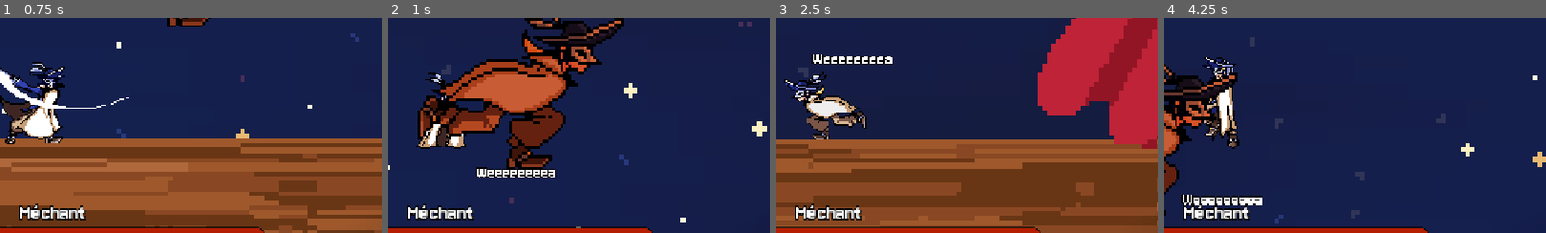
Above: before the commit, frames 1-4 (left to right).
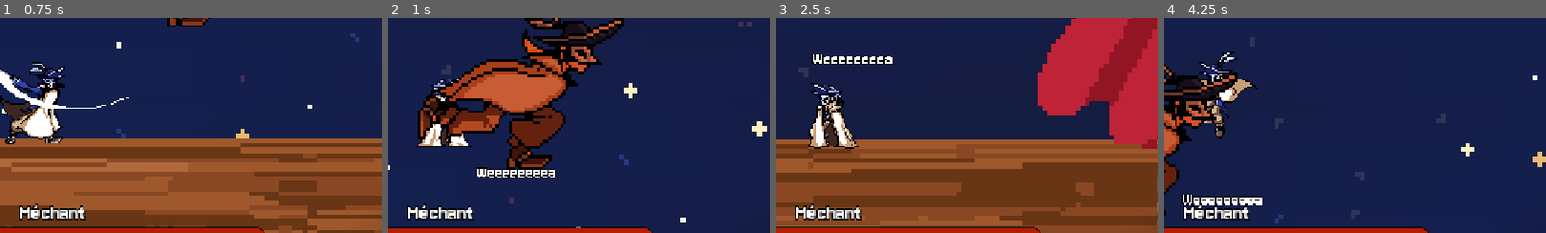
Above: after the commit, the same moments.

Repository: Jeremy-81/GamaBanda
Game: Godot game, scene res://scenes/boss_fight.tscn
Same seed, same stepped clock (60 frames per second), same inputs: the game is played once before the commit and once after it. This scene is started directly instead of the project's main scene.
Inputs (mouse positions are % of the whole screen's width and height, from its top left):
- Up to frame 1 (0.75 s): move the mouse to (45, 70) at 0.52 s; press the mouse at (45, 70) at 0.53 s; hold D (go_right) from 0.53 s (still down)
- Up to frame 2 (1 s): keep holding D (go_right); tap Space (jump) at 0.77 s
- Up to frame 3 (2.5 s): move the mouse to (80, 65) at 1.27 s; release the mouse at (80, 65) at 1.28 s; tap Shift (dash) at 1.35 s; tap Space (jump) at 1.52 s; move the mouse to (20, 35) at 2.02 s; release D (go_right) at 2.03 s; press the mouse at (20, 35) at 2.03 s; hold A (go_left) from 2.03 s (still down)
- Up to frame 4 (4.25 s): keep holding A (go_left); move the mouse to (55, 50) at 2.77 s; release the mouse at (55, 50) at 2.78 s; tap Shift (dash) at 2.85 s; tap Space (jump) at 3.02, 3.77 s; move the mouse to (35, 25) at 3.52 s; press the mouse at (35, 25) at 3.53 s
The pictures show only the part of the screen within x 43-93%, y 42-92%; the shares and areas given below are measured in that part.

Frame 1 is identical in both runs. In frame 2, 0.9% of the frame differs, in the area x 8-22%, y 25-61%; in frame 3, 3.7%, in the area x 2-24%, y 24-61%; in frame 4, 2.3%.

Commit message:
Fixed jump animation

Diff:
--- a/project.godot
+++ b/project.godot
@@ -52,6 +52,7 @@
 attack={
 "deadzone": 0.2,
 "events": [Object(InputEventMouseButton,"resource_local_to_scene":false,"resource_name":"","device":-1,"window_id":0,"a …(253 unchanged characters)…
+, Object(InputEventKey,"resource_local_to_scene":false,"resource_name":"","device":-1,"window_id":0,"alt_pressed":false,"shift_pressed":false,"ctrl_pressed":false,"meta_pressed":false,"pressed":false,"keycode":0,"physical_keycode":69,"key_label":0,"unicode":101,"location":0,"echo":false,"script":null)
 ]
 }
 pause={
--- a/scenes/objects/player/player.tscn
+++ b/scenes/objects/player/player.tscn
@@ -296,7 +296,7 @@
 "duration": 1.0,
 "texture": SubResource("AtlasTexture_j0ia0")
 }],
-"loop": false,
+"loop": true,
 "name": &"falling_fast",
 "speed": 12.0
 }, {
@@ -309,22 +309,22 @@
 "speed": 10.0
 }, {
 "frames": [{
-"duration": 1.0,
+"duration": 0.6,
 "texture": SubResource("AtlasTexture_dvfu2")
 }, {
-"duration": 1.0,
+"duration": 0.4,
 "texture": SubResource("AtlasTexture_vwou5")
 }, {
-"duration": 1.0,
+"duration": 0.4,
 "texture": SubResource("AtlasTexture_jx0p0")
 }, {
-"duration": 1.0,
+"duration": 0.8,
 "texture": SubResource("AtlasTexture_578jl")
 }, {
 "duration": 1.0,
 "texture": SubResource("AtlasTexture_c1gjl")
 }, {
-"duration": 1.0,
+"duration": 1.2,
 "texture": SubResource("AtlasTexture_3j0tc")
 }],
 "loop": true,
@@ -332,18 +332,18 @@
 "speed": 12.0
 }, {
 "frames": [{
-"duration": 1.0,
+"duration": 1.2,
 "texture": SubResource("AtlasTexture_qfccq")
 }, {
-"duration": 1.0,
+"duration": 1.8,
 "texture": SubResource("AtlasTexture_ejlqc")
 }, {
-"duration": 1.0,
+"duration": 1.2,
 "texture": SubResource("AtlasTexture_rp72t")
 }],
 "loop": true,
 "name": &"land",
-"speed": 12.0
+"speed": 10.0
 }, {
 "frames": [{
 "duration": 1.0,
@@ -534,7 +534,7 @@
 
 [sub_resource type="Animation" id="Animation_io36v"]
 resource_name = "jump"
-length = 0.5
+length = 0.35
 tracks/0/type = "value"
 tracks/0/imported = false
 tracks/0/enabled = true
@@ -550,7 +550,7 @@
 
 [sub_resource type="Animation" id="Animation_g65c7"]
 resource_name = "land"
-length = 0.25
+length = 0.38
 tracks/0/type = "value"
 tracks/0/imported = false
 tracks/0/enabled = true
@@ -855,6 +855,7 @@
 sprite_frames = SubResource("SpriteFrames_g65c7")
 animation = &"run"
 autoplay = "default"
+frame_progress = 0.35141668
 
 [node name="CollisionShape2D" type="CollisionShape2D" parent="." unique_id=1364101473]
 shape = SubResource("CapsuleShape2D_g10m2")
